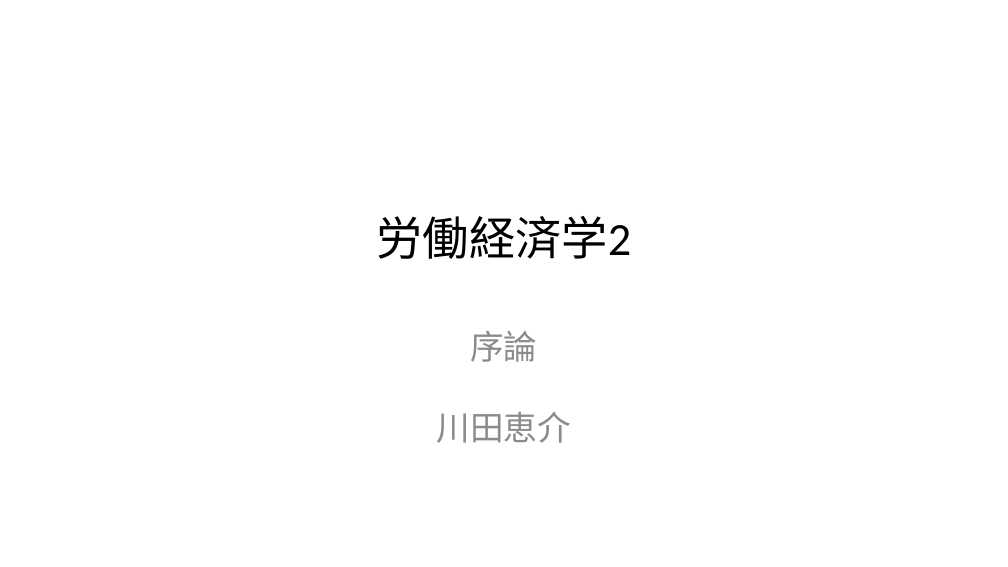
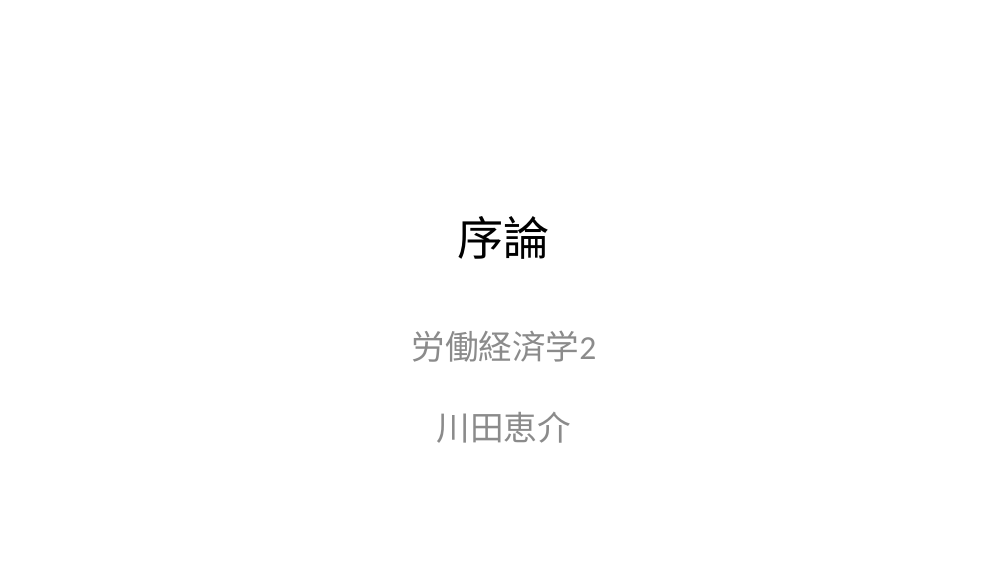
Before and after one commit to tetokawata/JapanLaborMarket, a slide deck: slide 1 of Slide01.pptx. Drawn at 1008x567 pixels with LibreOffice and Linux fonts; fonts in the diff are those of the drawing. Boxes give left, top, right and bottom in pixels: in the first picture for what was removed or moved away, otherwise in the second. Text is boxed around its words. In the diff, an @@ line names an element or a change of style, - is before the commit and + after.

```diff
--- a/Slide01.pptx
+++ b/Slide01.pptx
@@ title at [458, 216, 550, 259]: text changed @@
-労働経済学2
+序論
@@ subtitle at [411, 331, 596, 443]: text changed @@
-序論
-川田恵介
+労働経済学2
+川田恵介
```
Also in this commit, not shown: 35 slides added, 2 other files.
